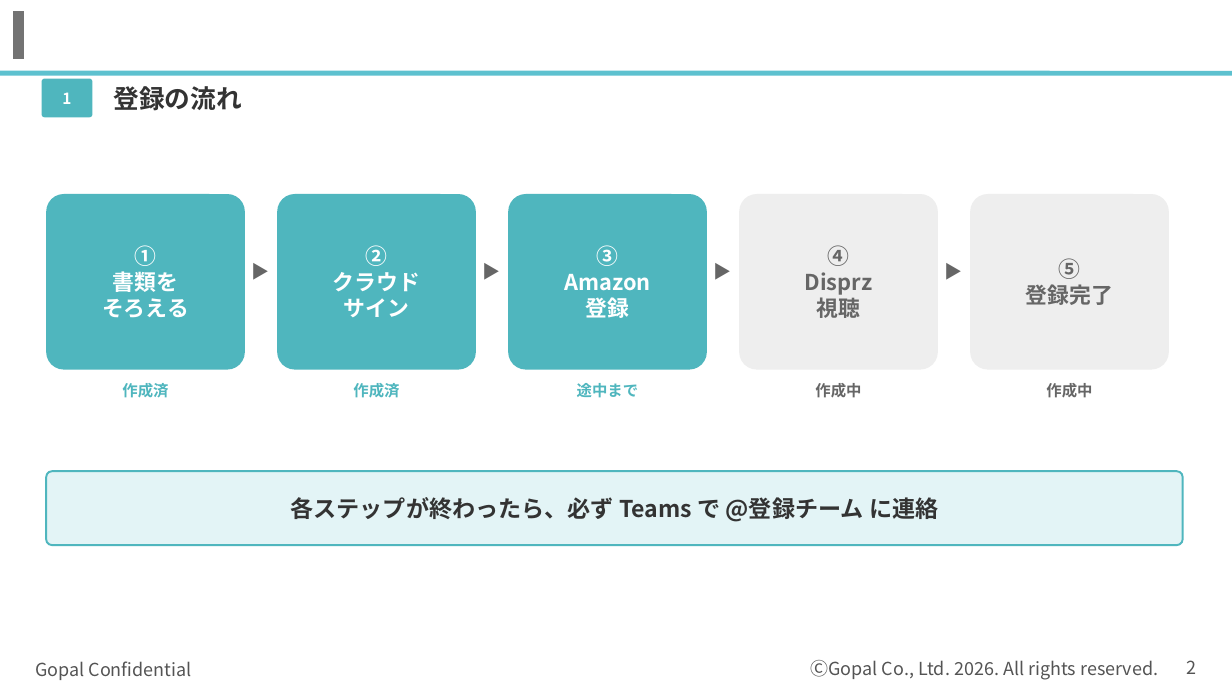
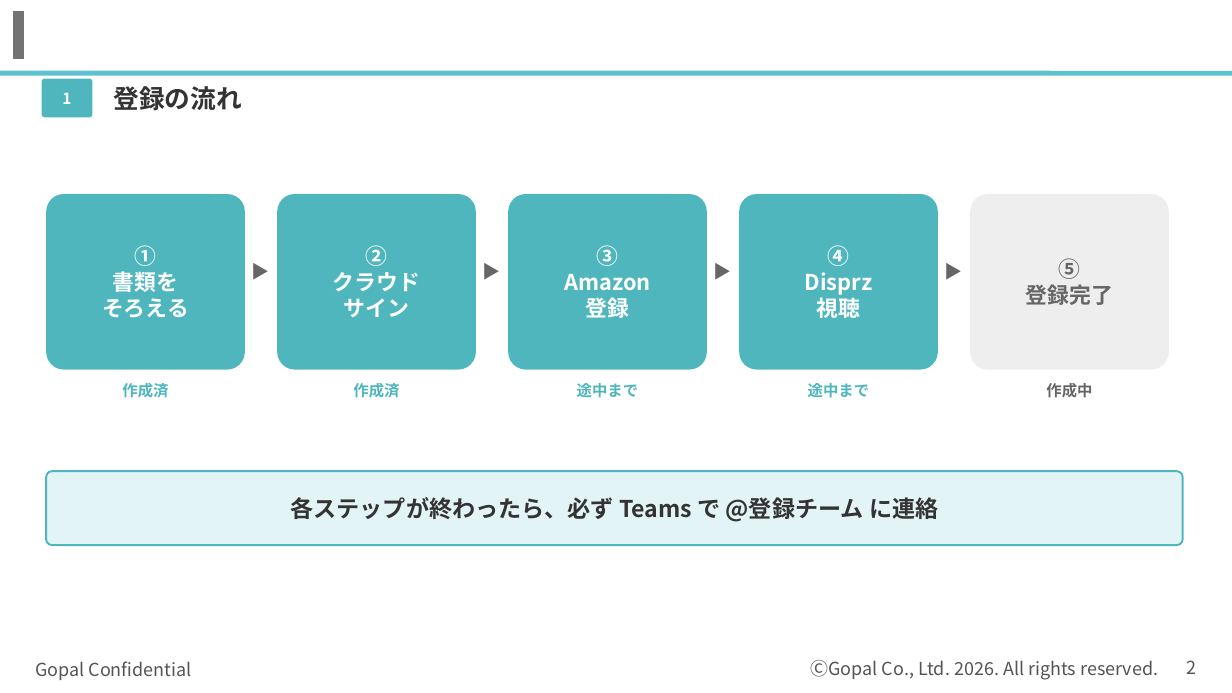
Before and after one commit to kagayugopal-eng/tamu, a slide deck: slide 2 of out/登録の流れ_書類準備まで.pptx. Drawn at 1232x693 pixels with LibreOffice and Linux fonts; fonts in the diff are those of the drawing; background and template pictures are left out. Boxes give left, top, right and bottom in pixels: in the first picture for what was removed or moved away, otherwise in the second. Text is boxed around its words. In the diff, an @@ line names an element or a change of style, - is before the commit and + after.

```diff
--- a/out/登録の流れ_書類準備まで.pptx
+++ b/out/登録の流れ_書類準備まで.pptx
@@ text "④" at (x1=805, y1=245, x2=873, y2=318): text colour #666666 to #FFFFFF @@
@@ rounded rectangle at (x1=739, y1=194, x2=938, y2=370): fill #EEEEEE to #4FB6BE @@
@@ text at (x1=808, y1=383, x2=870, y2=398): text changed; text colour #666666 to #4FB6BE @@
-作成中
+途中まで
```
Also in this commit, not shown: 8 slides added.
